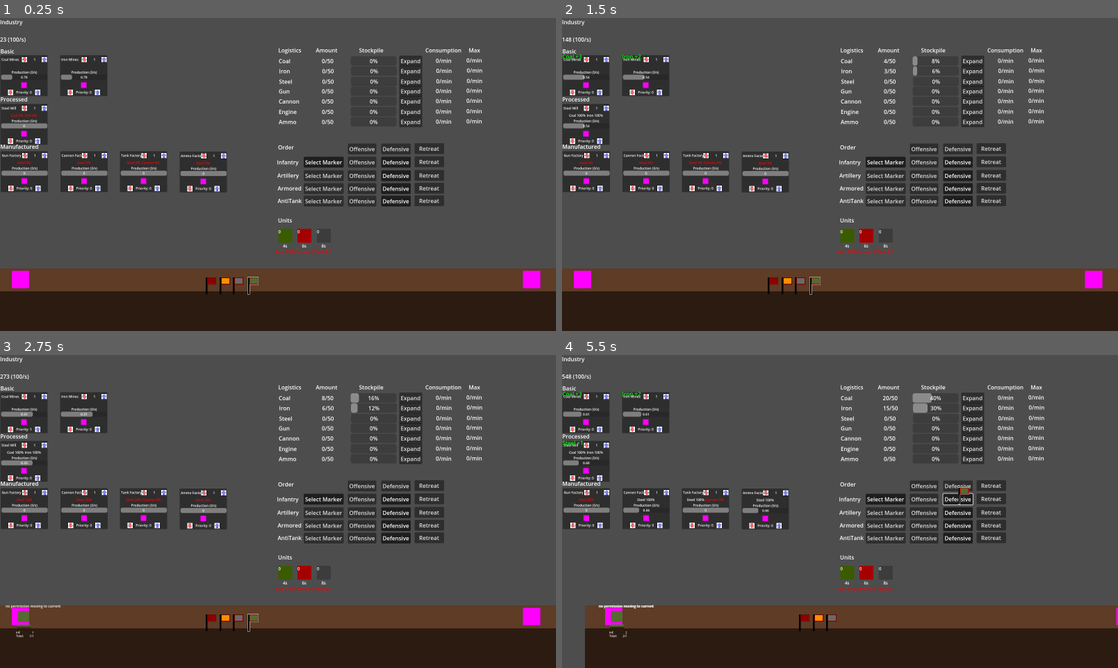
Above: before the commit, frames 1-4 (two rows, left to right).
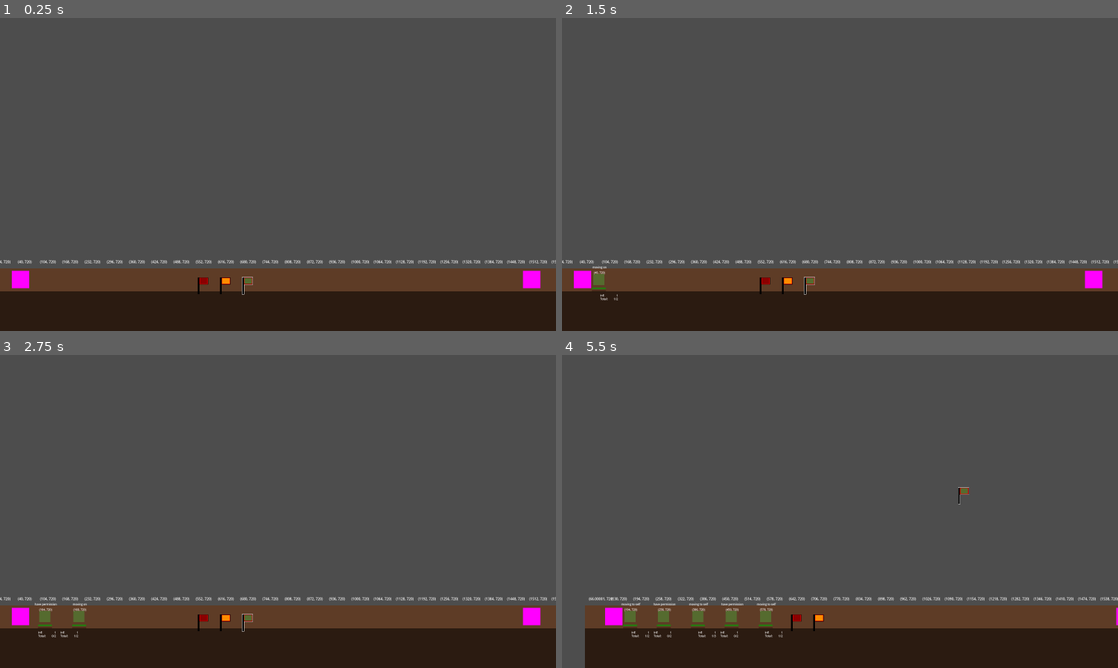
Above: after the commit, the same moments.

Repository: dwlee0802/AttritionWarfare
Game: Godot game, scene res://Scenes/game.tscn
Same seed, same stepped clock (60 frames per second), same inputs: the game is played once before the commit and once after it.
Inputs (mouse positions are in pixels of both pictures, inside the frame that each line leads up to):
- Up to frame 1 (0.25 s): no input
- Up to frame 2 (1.5 s): click (606, 58) at 0.52 s; click (584, 58) at 1.27 s
- Up to frame 3 (2.75 s): click (38, 430) at 2.02 s
- Up to frame 4 (5.5 s): click (573, 430) at 2.77 s; click (973, 398) at 3.5 s, where only the run before the commit has a clickable "Expand"; click (923, 486) at 4.25 s, where only the run before the commit has a clickable "Offensive"; move the mouse to (962, 495) at 5.02 s; hold D (pan_map_right) from 5.03 s (still down); hold Right mouse button (right_click) from 5.03 s (still down); click (962, 495) at 5.17 s

The runs differ from the first frame. In frame 1, 14% of the frame differs, in the area x 0-100%, y 0-89%; in frame 2, 14%; in frame 3, 14%; in frame 4, 15%, in the area x 0-100%, y 0-91%.

Commit message:
Combat Width mechanic implemented. Lets gogit config --global user.email dwlee0802@gmail.com!

Diff:
--- a/Data/infantry.tres
+++ b/Data/infantry.tres
@@ -10,12 +10,13 @@
 minAttackRange = 0
 damageAmount = 10
 attackSpeed = 2.0
-speed = 50
+speed = 100
 splashDamage = false
 splashRange = 100
 indirectFire = false
 supplyConsumptionType = 3
 supplyConsumptionAmount = 10
+supplyConsumptionBaseTime = 1
 maintenanceAmount = 10
 defense = 5
 penetration = 0
--- a/Scenes/Unit.tscn
+++ b/Scenes/Unit.tscn
@@ -99,7 +99,7 @@
 offset_top = -41.0
 offset_right = 58.0
 offset_bottom = -18.0
-theme_override_font_sizes/font_size = 10
+theme_override_font_sizes/font_size = 8
 text = "asdfasdfasdfasasdfasd"
 horizontal_alignment = 1
 vertical_alignment = 1
--- a/Scenes/block.tscn
+++ b/Scenes/block.tscn
@@ -67,7 +67,6 @@
 autowrap_mode = 1
 
 [node name="DebugLabel" type="Label" parent="."]
-visible = false
 layout_mode = 0
 offset_left = 11.0
 offset_top = -26.0
--- a/command_marker.tscn
+++ b/Scenes/command_marker.tscn
@@ -1,6 +1,6 @@
 [gd_scene load_steps=5 format=3 uid="uid://vpwwfpyp3c50"]
 
-[ext_resource type="Script" path="res://Scenes/CommandMarker.gd" id="1_cqfnn"]
+[ext_resource type="Script" path="res://Scripts/CommandMarker.gd" id="1_cqfnn"]
 [ext_resource type="Texture2D" uid="uid://davaigtjle0l3" path="res://Art/offense_marker.png" id="2_4fgqu"]
 [ext_resource type="Texture2D" uid="uid://bweni00tvg2ju" path="res://Art/32x32_white_square.png" id="3_2ae52"]
 
--- a/Scenes/damage_popup.tscn
+++ b/Scenes/damage_popup.tscn
@@ -49,6 +49,7 @@
 }
 
 [node name="DamagePopup" type="Marker2D"]
+visible = false
 
 [node name="Label" type="RichTextLabel" parent="."]
 texture_filter = 1
--- a/Scenes/game.tscn
+++ b/Scenes/game.tscn
@@ -17,7 +17,7 @@
 [ext_resource type="ButtonGroup" uid="uid://6mx1hky7l8wr" path="res://Misc/armored_order_button_group.tres" id="10_v5opw"]
 [ext_resource type="ButtonGroup" uid="uid://cw040k3tugkfl" path="res://Misc/antitank_order_button_group.tres" id="11_tirxr"]
 [ext_resource type="Script" path="res://Scenes/World.gd" id="16_g4x6a"]
-[ext_resource type="PackedScene" uid="uid://vpwwfpyp3c50" path="res://command_marker.tscn" id="17_uqvni"]
+[ext_resource type="PackedScene" uid="uid://vpwwfpyp3c50" path="res://Scenes/command_marker.tscn" id="17_uqvni"]
 [ext_resource type="Script" path="res://Scenes/Ground.gd" id="18_c33n3"]
 [ext_resource type="PackedScene" uid="uid://ps851n03q6ik" path="res://Scenes/block.tscn" id="19_n67nq"]
 
@@ -69,6 +69,7 @@
 script = ExtResource("1_haicd")
 
 [node name="IndustryTab" type="Label" parent="."]
+visible = false
 layout_mode = 0
 offset_right = 86.0
 offset_bottom = 40.0
@@ -167,6 +168,7 @@
 text = "Revenue: 0"
 
 [node name="LogisticsTab" type="Label" parent="."]
+visible = false
 layout_mode = 0
 offset_left = 801.0
 offset_top = 81.0
@@ -526,6 +528,7 @@
 text = "0/min"
 
 [node name="OrderTab" type="Label" parent="."]
+visible = false
 layout_mode = 0
 offset_left = 800.0
 offset_top = 360.0
@@ -1154,7 +1157,6 @@
 
 [node name="SpawnTimer" type="Timer" parent="World/PlayerHQ"]
 process_callback = 0
-wait_time = 2.0
 
 [node name="SpawnTimer2" type="Timer" parent="World/PlayerHQ"]
 process_callback = 0
--- a/Scripts/Block.gd
+++ b/Scripts/Block.gd
@@ -19,6 +19,7 @@
 
 # Called when the node enters the scene tree for the first time.
 func _ready():
+	maxCombatWidth = randi_range(1,5)
 	pass # Replace with function body.
 
 
@@ -27,6 +28,9 @@
 	insideUnits = GetUnitsInside()
 	UpdateContentsLabel()
 	debugLabel.text = str(global_position)
+
+	if curCombatWidth < 0:
+		curCombatWidth = 0
 
 
 func UpdateContentsLabel():
@@ -46,7 +50,7 @@
 		output += "[fill]" + Enums.UnitTypeToAbbString(key) + ": " + str(countDict[key]) + "[/fill]\n"
 
 	if len(countDict.keys()) != 0:
-		output += "[fill]Total: "+ str(len(insideUnits)) + "/" + str(maxCombatWidth) + "[/fill]\n"
+		output += "[fill]Total: "+ str(curCombatWidth) + "/" + str(maxCombatWidth) + "[/fill]\n"
 
 	contentsLabel.text = output
 
@@ -60,7 +64,9 @@
 		if unit is Unit:
 			if unit.global_position.x >= global_position.x and unit.global_position.x < global_position.x + size.x:
 				output.append(unit)
-				unit.currentBlock = self
+				if unit.currentBlock != self:
+					unit.currentBlock = self
+					unit.hasPermission = false
 
 	return output
 
@@ -72,8 +78,11 @@
 		return true
 
 
+# tells the caller if there is enough space in self
+# should be only called once per unit
 func GivePermission():
-	if len(insideUnits) + tempCombatWidth <= maxCombatWidth:
+	if curCombatWidth + 1 <= maxCombatWidth:
+		curCombatWidth += 1
 		return true
 	else:
 		return false
--- a/Scenes/CommandMarker.gd
+++ b/Scripts/CommandMarker.gd
@@ -32,7 +32,11 @@
 		global_position = get_global_mouse_position()
 	else:
 		velocity = Vector2(0, 20)
-		move_and_collide(velocity)
+		var collision = move_and_collide(velocity)
+		if collision != null:
+			var block = collision.get_collider()
+			global_position = Vector2(block.global_position.x, global_position.y)
+
 
 	if isAllCommand:
 		CommandMarker.location = global_position.x
--- a/Scripts/HQ.gd
+++ b/Scripts/HQ.gd
@@ -15,7 +15,7 @@
 func _ready():
 	if autoSpawn:
 		$SpawnTimer.start()
-		$SpawnTimer2.start()
+		#$SpawnTimer2.start()
 
 
 # Called every frame. 'delta' is the elapsed time since the previous frame.
--- a/Scripts/Unit.gd
+++ b/Scripts/Unit.gd
@@ -34,9 +34,10 @@
 
 # movement related variables
 var target_position: float
-static var POSITION_ERROR = 5
+static var POSITION_ERROR = 10
 
 var currentBlock: Block
+var hasPermission: bool = false
 
 @onready var debugLabel: Label = $DebugLabel
 var debugStatus: String = ""
@@ -56,6 +57,8 @@
 
 	# update debug label
 	debugLabel.text = debugStatus
+	if currentBlock != null:
+		debugLabel.text += "\n" + str(currentBlock.global_position)
 
 
 func SetPlayerUnit(val):
@@ -100,8 +103,9 @@
 			attackTimer.stop()
 
 		UpdateTargetPosition()
-
-		if UpdateVelocity():
+		UpdateVelocity()
+
+		if velocity == Vector2.ZERO:
 			ChangeEntrenchment(delta)
 		else:
 			ChangeEntrenchment(-delta)
@@ -239,11 +243,14 @@
 	# stop moving if we are at target position
 	if abs(target_position - global_position.x) < POSITION_ERROR:
 		velocity = Vector2.ZERO
-		debugStatus = "At target location"
+		debugStatus = "At target location" + "\n permission: " + str(hasPermission)
 		return true
 	else:
 		# first, check if we are at current block's center
 		# move to it if not at it
+		# second, check to see if we have permission to move into next block
+		# if we do, go
+		# if we dont, stop but keep checking
 		# we are at the right side of current block
 		#if global_position.x - currentBlock.global_position.x + currentBlock.size.x / 2 > POSITION_ERROR:
 			#velocity = Vector2.RIGHT
@@ -251,63 +258,79 @@
 		#elif global_position.x - currentBlock.global_position.x + currentBlock.size.x / 2 > -POSITION_ERROR:
 			#velocity = Vector2.LEFT
 		if true:
+			# finish moving to center of current block
 			if AtCurrent():
 				velocity = Vector2.ZERO
 
-				# check to see if you can move on
-				if currentBlock.nextBlock != null and currentBlock.nextBlock.GivePermission():
-					velocity = Vector2.RIGHT * speed
-					debugStatus = "have permission"
-					currentBlock.nextBlock.tempCombatWidth += 1
-			else:
-				# keep moving if not at current block
-				if global_position.x - currentBlock.global_position.x + currentBlock.size.x / 2 > POSITION_ERROR:
-					velocity = Vector2.RIGHT * speed
-				elif global_position.x - currentBlock.global_position.x + currentBlock.size.x / 2 > -POSITION_ERROR:
-					velocity = Vector2.LEFT * speed
-				return false
-
-			# check to see if next block is clear only after we finish going to current block
-			# need to go right. target position is to the right of current position.
-			if target_position > global_position.x:
-				velocity = Vector2.RIGHT
-				if currentBlock.nextBlock == null:
-					# keep moving if not at current block
-					if global_position.x - currentBlock.global_position.x + currentBlock.size.x / 2 > POSITION_ERROR:
-						velocity = Vector2.RIGHT
-					elif global_position.x - currentBlock.global_position.x + currentBlock.size.x / 2 > -POSITION_ERROR:
-						velocity = Vector2.LEFT
-					else:
-						velocity = Vector2.ZERO
-				else:
-					if currentBlock.nextBlock.GivePermission():
+				# check to see if we have permission to go on
+				if currentBlock.nextBlock != null:
+					if hasPermission:
+						# dont ask for permission since we have it
 						velocity = Vector2.RIGHT
 						debugStatus = "have permission"
 					else:
-						# keep moving if not at current block
 						debugStatus = "no permission"
-						debugStatus += " moving to current"
-						if abs(global_position.x - currentBlock.global_position.x + currentBlock.size.x / 2) > POSITION_ERROR:
-							#velocity = Vector2.RIGHT
-							velocity = Vector2.ZERO
-						else:
-							debugStatus = "next block blocked"
-							velocity = Vector2.ZERO
-
-			# target position is to the left of current position
+
+						# dont try to get permission if current block is
+						hasPermission = currentBlock.nextBlock.GivePermission()
+						# no longer occupying current block's combat width
+						if hasPermission:
+							currentBlock.curCombatWidth -= 1
 			else:
-				velocity = Vector2.LEFT
-				if currentBlock.prevBlock == null or not currentBlock.prevBlock.GivePermission():
-					# keep moving if not at current block
-					if global_position.x - currentBlock.global_position.x + currentBlock.size.x / 2 > POSITION_ERROR:
-						velocity = Vector2.RIGHT
-					elif global_position.x - currentBlock.global_position.x + currentBlock.size.x / 2 > -POSITION_ERROR:
-						velocity = Vector2.LEFT
-					else:
-						velocity = Vector2.ZERO
+				if hasPermission:
+					debugStatus = "moving on"
 				else:
+					debugStatus = "moving to self"
+				# keep moving if not at current block
+				if global_position.x - currentBlock.global_position.x + currentBlock.size.x / 2 > POSITION_ERROR:
+					velocity = Vector2.RIGHT
+				elif global_position.x - currentBlock.global_position.x + currentBlock.size.x / 2 > -POSITION_ERROR:
 					velocity = Vector2.LEFT
 
+				# reset permission status
+				#hasPermission = false
+				#
+			## check to see if next block is clear only after we finish going to current block
+			## need to go right. target position is to the right of current position.
+			#if target_position > global_position.x:
+				#velocity = Vector2.RIGHT
+				#if currentBlock.nextBlock == null:
+					## keep moving if not at current block
+					#if global_position.x - currentBlock.global_position.x + currentBlock.size.x / 2 > POSITION_ERROR:
+						#velocity = Vector2.RIGHT
+					#elif global_position.x - currentBlock.global_position.x + currentBlock.size.x / 2 > -POSITION_ERROR:
+						#velocity = Vector2.LEFT
+					#else:
+						#velocity = Vector2.ZERO
+				#else:
+					#if currentBlock.nextBlock.GivePermission():
+						#velocity = Vector2.RIGHT
+						#debugStatus = "have permission"
+					#else:
+						## keep moving if not at current block
+						#debugStatus = "no permission"
+						#debugStatus += " moving to current"
+						#if abs(global_position.x - currentBlock.global_position.x + currentBlock.size.x / 2) > POSITION_ERROR:
+							##velocity = Vector2.RIGHT
+							#velocity = Vector2.ZERO
+						#else:
+							#debugStatus = "next block blocked"
+							#velocity = Vector2.ZERO
+						#
+			## target position is to the left of current position
+			#else:
+				#velocity = Vector2.LEFT
+				#if currentBlock.prevBlock == null or not currentBlock.prevBlock.GivePermission():
+					## keep moving if not at current block
+					#if global_position.x - currentBlock.global_position.x + currentBlock.size.x / 2 > POSITION_ERROR:
+						#velocity = Vector2.RIGHT
+					#elif global_position.x - currentBlock.global_position.x + currentBlock.size.x / 2 > -POSITION_ERROR:
+						#velocity = Vector2.LEFT
+					#else:
+						#velocity = Vector2.ZERO
+				#else:
+					#velocity = Vector2.LEFT
+	#
 	velocity *= speed
 	return false
 
